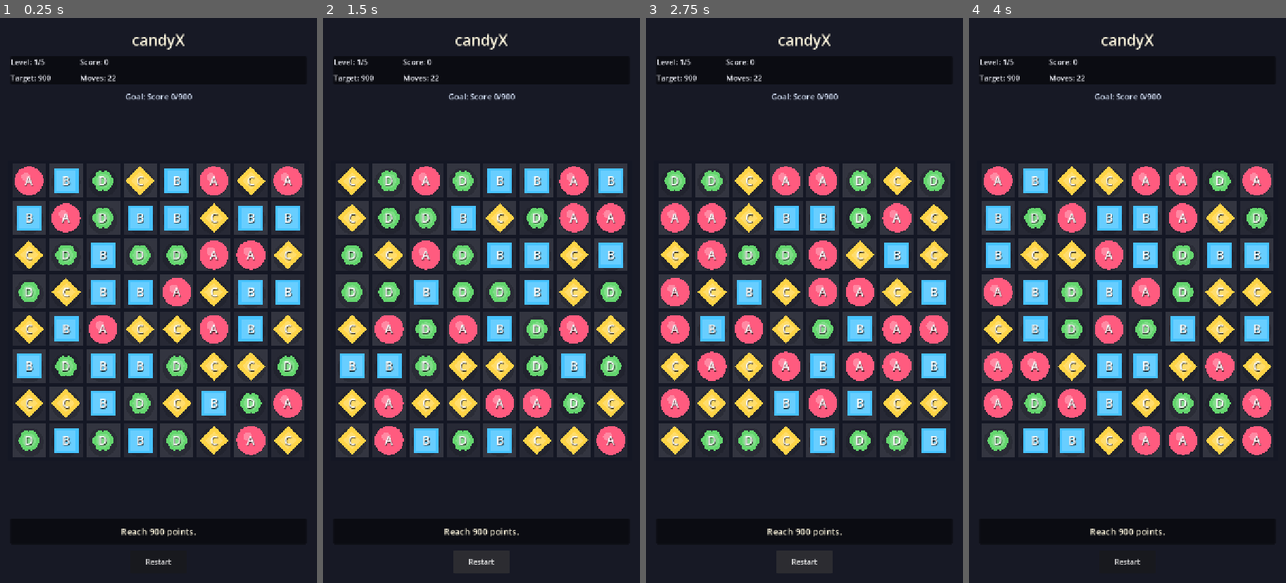
Above: before the commit, frames 1-4 (left to right).
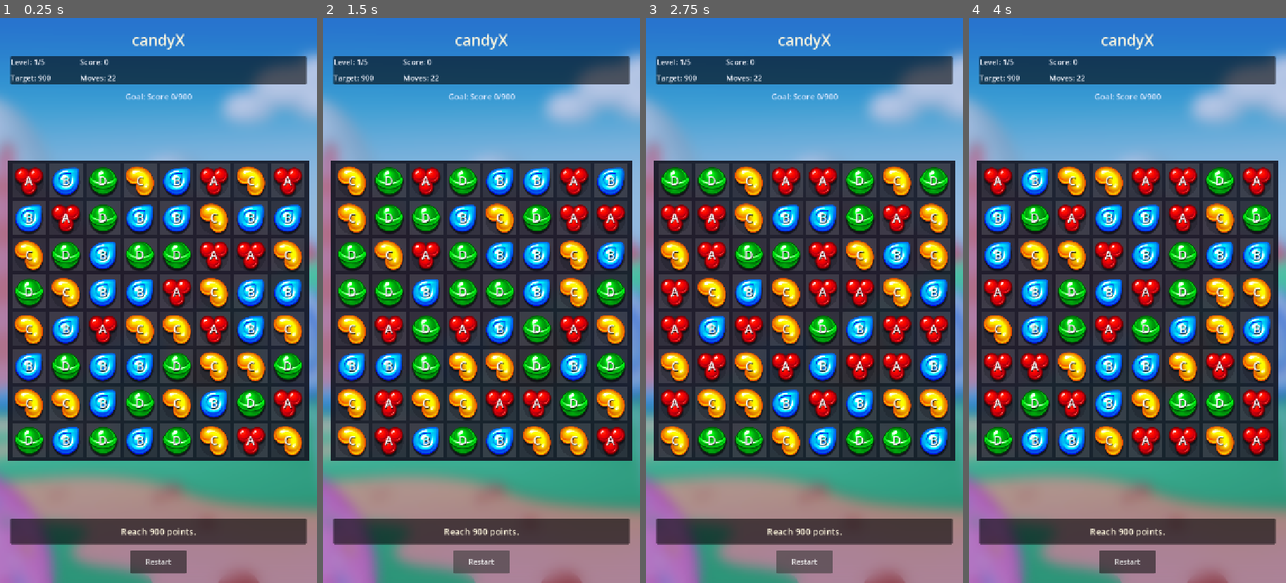
Above: after the commit, the same moments.

Repository: thokem74/candyX
Game: Godot game, scene res://scenes/main.tscn
Two runs of this game, one before a commit and one after it. Both use one fixed random seed, a clock stepped at 60 frames per second and the inputs below.
Inputs (mouse positions are in pixels of both pictures, inside the frame that each line leads up to):
- Up to frame 1 (0.25 s): no input
- Up to frame 2 (1.5 s): click "Restart" at 0.5 s; click "Restart" at 1.25 s
- Up to frame 3 (2.75 s): click "Restart" at 2 s
- Up to frame 4 (4 s): tap Enter at 2.75 s; drag from (1127, 311) to (1159, 176) at 2.77 s; drag from (1064, 328) to (1111, 413) at 3.52 s

The runs differ from the first frame. In frame 1, 71% of the frame differs, in the area x 0-100%, y 0-100%; in frame 2, 71%; in frame 3, 72%; in frame 4, 72%.

Commit message:
graphic assets added

Diff:
--- a/scripts/main.gd
+++ b/scripts/main.gd
@@ -2,6 +2,7 @@
 
 const Levels = preload("res://scripts/level_data.gd")
 const BOARD_SCENE := preload("res://scenes/Board.tscn")
+const BACKGROUND_TEXTURE_PATH := "res://assets/sprites/backgrounds/melle_candy_match3_background_blur.png"
 
 var _levels: Array[Dictionary] = Levels.levels()
 var _level_index := 0
@@ -21,8 +22,11 @@
 	_start_level(0)
 
 func _build_ui() -> void:
-	var background := ColorRect.new()
-	background.color = Color("#171925")
+	var background := TextureRect.new()
+	background.texture = _load_texture(BACKGROUND_TEXTURE_PATH)
+	background.expand_mode = TextureRect.EXPAND_IGNORE_SIZE
+	background.stretch_mode = TextureRect.STRETCH_KEEP_ASPECT_COVERED
+	background.modulate = Color(0.72, 0.78, 0.9, 1.0)
 	background.set_anchors_preset(Control.PRESET_FULL_RECT)
 	add_child(background)
 
@@ -163,3 +167,9 @@
 	var tween := create_tween()
 	_message_label.scale = Vector2.ONE * 0.92
 	tween.tween_property(_message_label, "scale", Vector2.ONE, 0.22).set_trans(Tween.TRANS_BACK).set_ease(Tween.EASE_OUT)
+
+func _load_texture(path: String) -> Texture2D:
+	var image := Image.new()
+	if image.load(path) != OK:
+		return null
+	return ImageTexture.create_from_image(image)
--- a/scripts/piece.gd
+++ b/scripts/piece.gd
@@ -2,6 +2,9 @@
 class_name Piece
 
 const Types = preload("res://scripts/game_types.gd")
+const CANDY_ATLAS_PATH := "res://assets/sprites/candies/melle_candy_match3_assets_candy.png"
+
+static var _candy_atlas: Texture2D
 
 var color_id := 0
 var special_type: int = Types.SpecialType.NONE
@@ -84,6 +87,9 @@
 	var base_color: Color = Types.color_for(color_id)
 	var shadow_color := Color(0.05, 0.05, 0.08, 0.22)
 	draw_circle(center + Vector2(0, size.y * 0.045), radius, shadow_color)
+
+	if _draw_atlas_piece():
+		return
 
 	if special_type == Types.SpecialType.COLOR_BOMB:
 		_draw_color_bomb(center, radius)
@@ -154,3 +160,42 @@
 		var angle := TAU * float(i) / float(Types.PIECE_COLORS.size())
 		draw_circle(center + Vector2(cos(angle), sin(angle)) * radius * 0.48, radius * 0.18, Types.PIECE_COLORS[i])
 	draw_circle(center, radius * 0.2, Color.WHITE)
+
+func _draw_atlas_piece() -> bool:
+	var candy_atlas := _get_candy_atlas()
+	if candy_atlas == null:
+		return false
+	var source_rect := _atlas_rect_for_piece()
+	var target_rect := Rect2(Vector2.ZERO, size).grow(-size.x * 0.04)
+	draw_texture_rect_region(candy_atlas, target_rect, source_rect)
+	return true
+
+func _atlas_rect_for_piece() -> Rect2:
+	var normal_columns := [2, 1, 0, 3, 4, 0]
+	var column: int = normal_columns[color_id % normal_columns.size()]
+	var row := 0
+	match special_type:
+		Types.SpecialType.STRIPED_ROW:
+			row = 1
+			column = clampi(column, 0, 4)
+		Types.SpecialType.STRIPED_COLUMN:
+			row = 2
+			column = clampi(column, 0, 4)
+		Types.SpecialType.WRAPPED:
+			row = 4
+			column = 2
+		Types.SpecialType.COLOR_BOMB:
+			row = 0
+			column = 5
+		_:
+			pass
+	return Rect2(column * 100, row * 100, 100, 100)
+
+static func _get_candy_atlas() -> Texture2D:
+	if _candy_atlas != null:
+		return _candy_atlas
+	var image := Image.new()
+	if image.load(CANDY_ATLAS_PATH) != OK:
+		return null
+	_candy_atlas = ImageTexture.create_from_image(image)
+	return _candy_atlas
Binary file added: assets/sprites/backgrounds/melle_candy_match3_background.png
Not shown, added: assets/sprites/backgrounds/melle_candy_match3_background.png.import
Binary file added: assets/sprites/backgrounds/melle_candy_match3_background_blur.png
Not shown, added: assets/sprites/backgrounds/melle_candy_match3_background_blur.png.import
Binary file added: assets/sprites/candies/melle_candy_match3_assets_candy.png
Not shown, added: assets/sprites/candies/melle_candy_match3_assets_candy.png.import
Binary file added: assets/sprites/special_pieces/melle_candy_match3_explosion.png
Not shown, added: assets/sprites/special_pieces/melle_candy_match3_explosion.png.import
Not shown, added: assets/audio/music/.gitkeep
Not shown, added: assets/audio/sfx/.gitkeep
Not shown, added: assets/licenses/CREDITS.md
Not shown, added: assets/sprites/ui/.gitkeep
